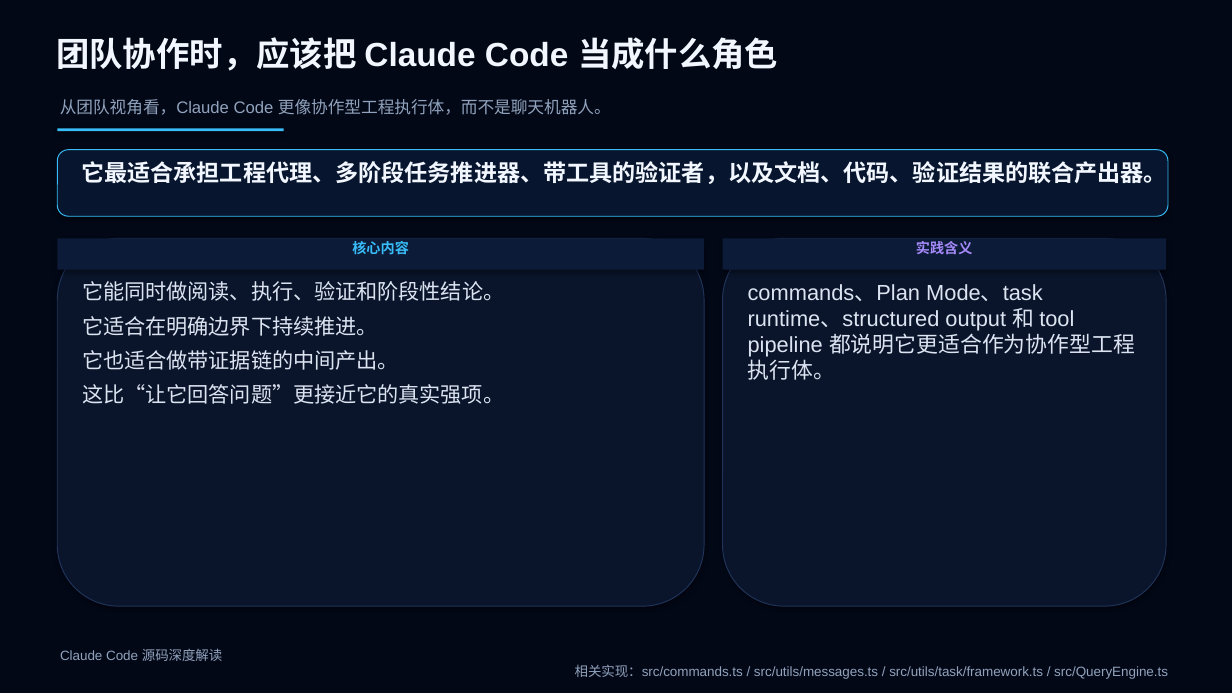
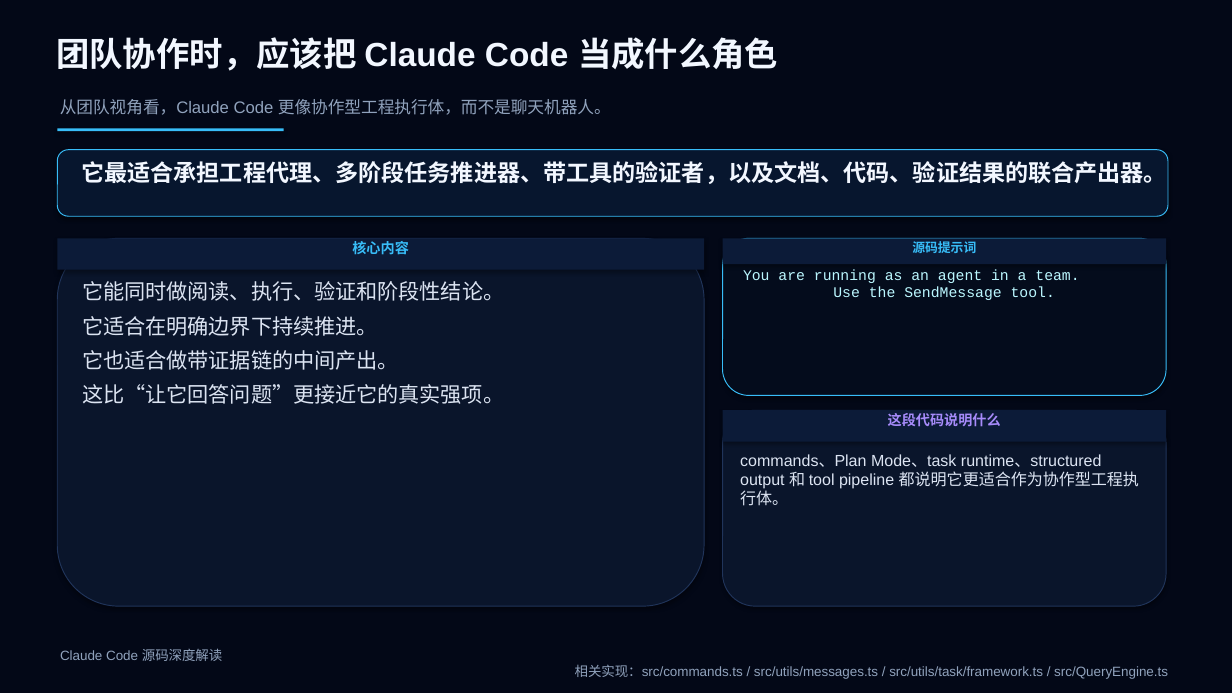
Before and after one commit to boboliu-1010/ccode, a slide deck: slide 53 of docs/zh/10-Claude Code 源码深度解读.pptx. Drawn at 1232x693 pixels with LibreOffice and Linux fonts; fonts in the diff are those of the drawing. Boxes give left, top, right and bottom in pixels: in the first picture for what was removed or moved away, otherwise in the second. Text is boxed around its words. In the diff, an @@ line names an element or a change of style, - is before the commit and + after.

```diff
--- a/docs/zh/10-Claude Code 源码深度解读.pptx
+++ b/docs/zh/10-Claude Code 源码深度解读.pptx
@@ rectangle "源码提示词": place and size @@
-rectangle "源码提示词" at bbox=[723, 238, 1166, 270]
+rectangle "源码提示词" at bbox=[723, 238, 1166, 264]
@@ rounded rectangle added at bbox=[723, 238, 1166, 396], fill #040C1C, outline #38BDF8 0.75 pt, 11.5 pt, text #BBF7FF @@
+You are running as an agent in a team.
+Use the SendMessage tool.
@@ text in rectangle at bbox=[912, 241, 976, 253]: text changed; size 11 to 10 pt; font Arial to Courier New; text colour #A78BFA to #38BDF8 @@
-实践含义
+源码提示词
@@ rounded rectangle: place and size @@
-rounded rectangle at bbox=[723, 238, 1166, 606]
+rounded rectangle at bbox=[723, 410, 1166, 606]
@@ rectangle added at bbox=[723, 410, 1166, 442], fill #0C1B38, 11 pt, text #A78BFA, bold @@
+这段代码说明什么
@@ text "commands、Plan Mode、task runtime、structured output 和 ...": place and size @@
-text "commands、Plan Mode、task runtime、structured output 和 ..." at bbox=[748, 284, 1135, 380]
+text "commands、Plan Mode、task runtime、structured output 和 ..." at bbox=[740, 454, 1139, 506]
@@ text "commands、Plan Mode、task runtime、structured output 和 ..." at bbox=[740, 454, 1139, 506]: size 17 to 12.5 pt @@
```
Also in this commit, not shown: 10 other slides changed, 1 other file.
